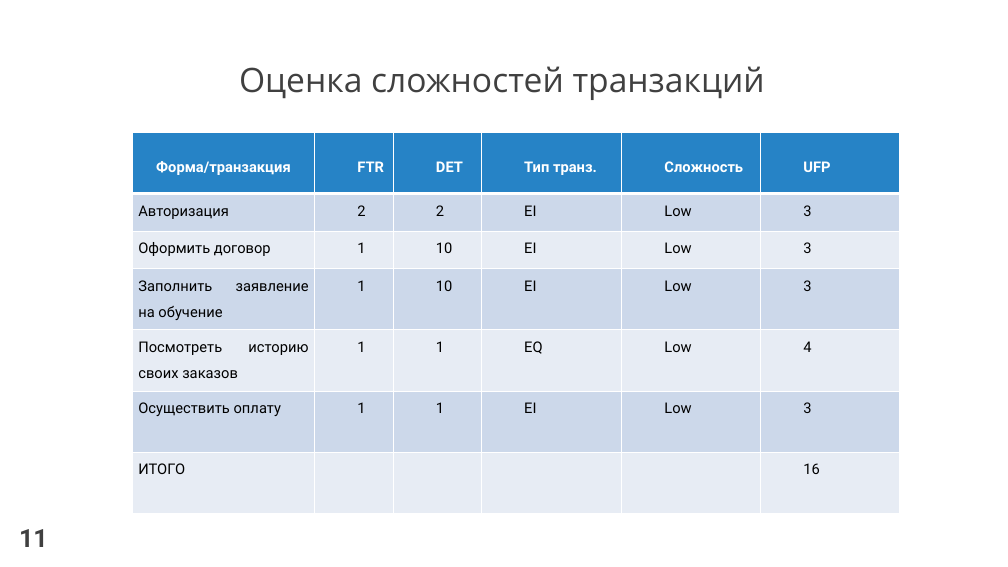
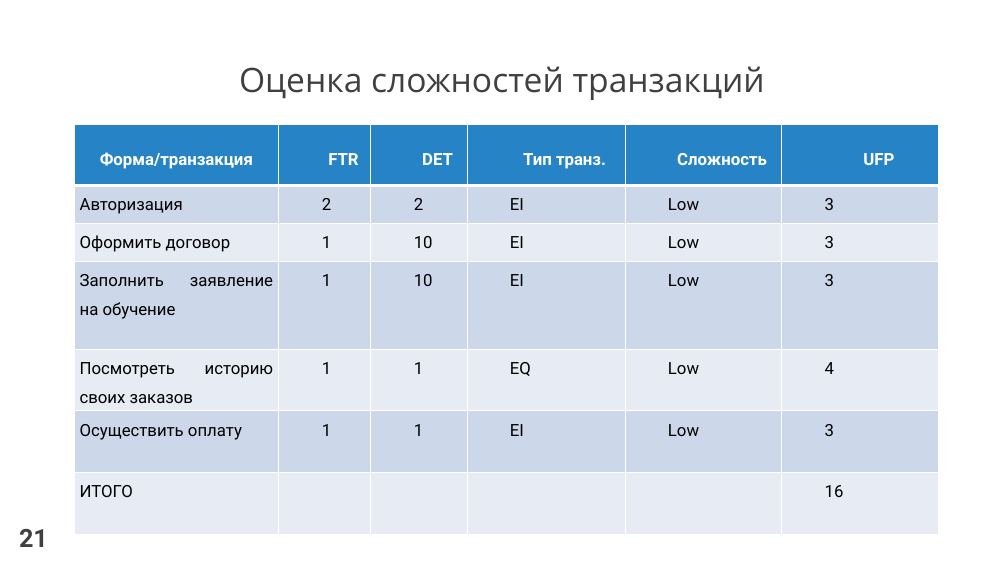
Before and after one commit to venera13/diploma, a slide deck: slide 21 of защита/защита, выступление/ЛобановаВА.pptx (slide 11 before the commit). Drawn at 1008x567 pixels with LibreOffice and Linux fonts; fonts in the diff are those of the drawing. Boxes give left, top, right and bottom in pixels: in the first picture for what was removed or moved away, otherwise in the second. Text is boxed around its words. In the diff, an @@ line names an element or a change of style, - is before the commit and + after.

```diff
--- a/защита/защита, выступление/ЛобановаВА.pptx
+++ b/защита/защита, выступление/ЛобановаВА.pptx
@@ table at [74,124,938,535] @@
@@ size 14 to 16 pt @@
@@ alignment left to centre @@
@@ table: place and size @@
-table at [133,133,900,513]
+table at [74,124,938,535]
@@ text at [19,529,48,547]: text changed @@
-11
+21
```
Also in this commit, not shown: 21 other slides changed, 2 slides removed, 1 other file.
